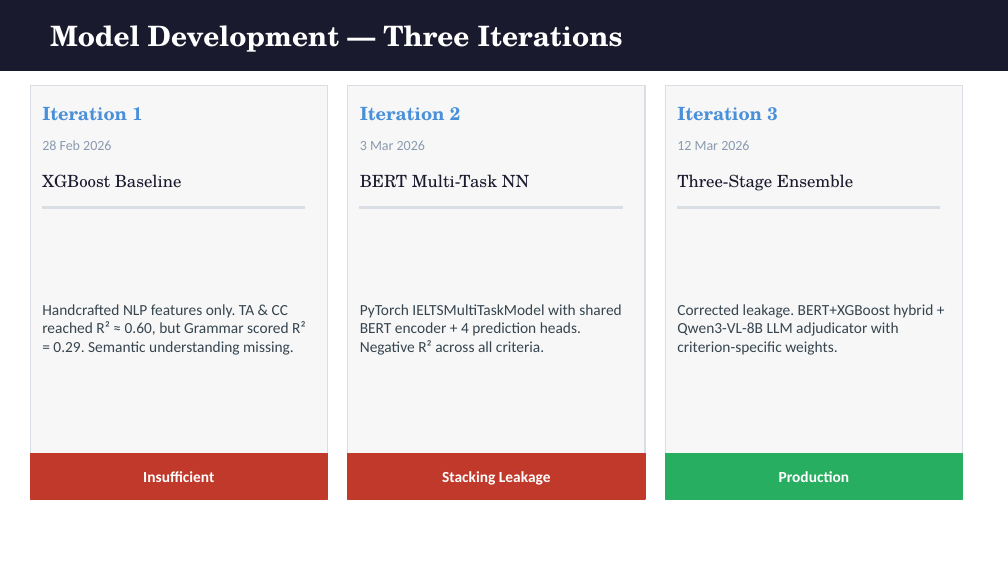
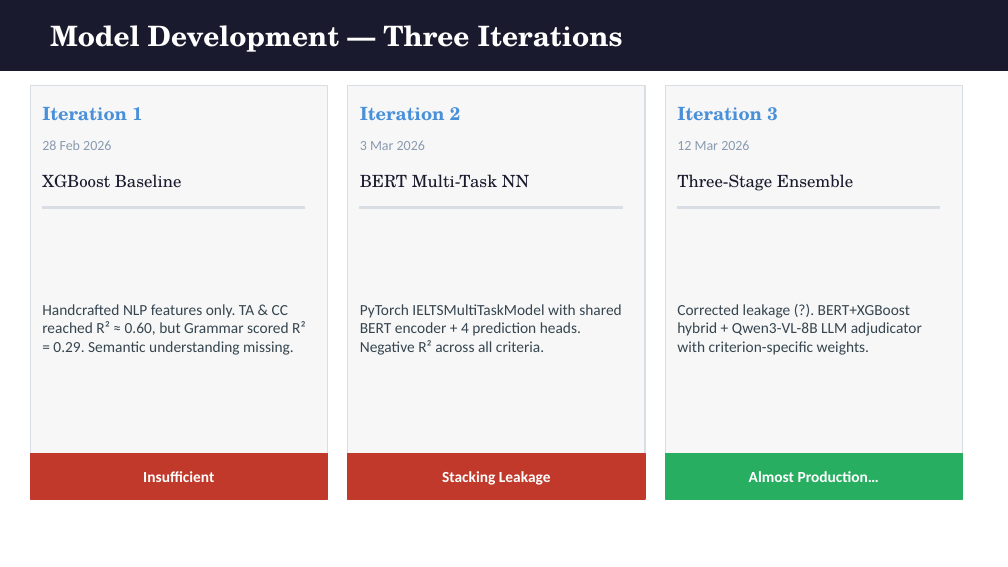
Before and after one commit to Thriple-T/Senior-Capstone-Project, a slide deck: slide 5 of Report/SayarDesk_Thesis.pptx. Drawn at 1008x567 pixels with LibreOffice and Linux fonts; fonts in the diff are those of the drawing. Boxes give left, top, right and bottom in pixels: in the first picture for what was removed or moved away, otherwise in the second. Text is boxed around its words. In the diff, an @@ line names an element or a change of style, - is before the commit and + after.

```diff
--- a/Report/SayarDesk_Thesis.pptx
+++ b/Report/SayarDesk_Thesis.pptx
@@ text at (677,304,922,355): text changed @@
-Corrected leakage. BERT+XGBoost hybrid + Qwen3-VL-8B LLM adjudicator with criterion-specific weights.
+Corrected leakage (?). BERT+XGBoost hybrid + Qwen3-VL-8B LLM adjudicator with criterion-specific weights.
@@ text at (749,471,879,482): text changed @@
-Production
+Almost Production…
```
Also in this commit, not shown: 2 other slides changed, 1 slide removed, 7 other files.
